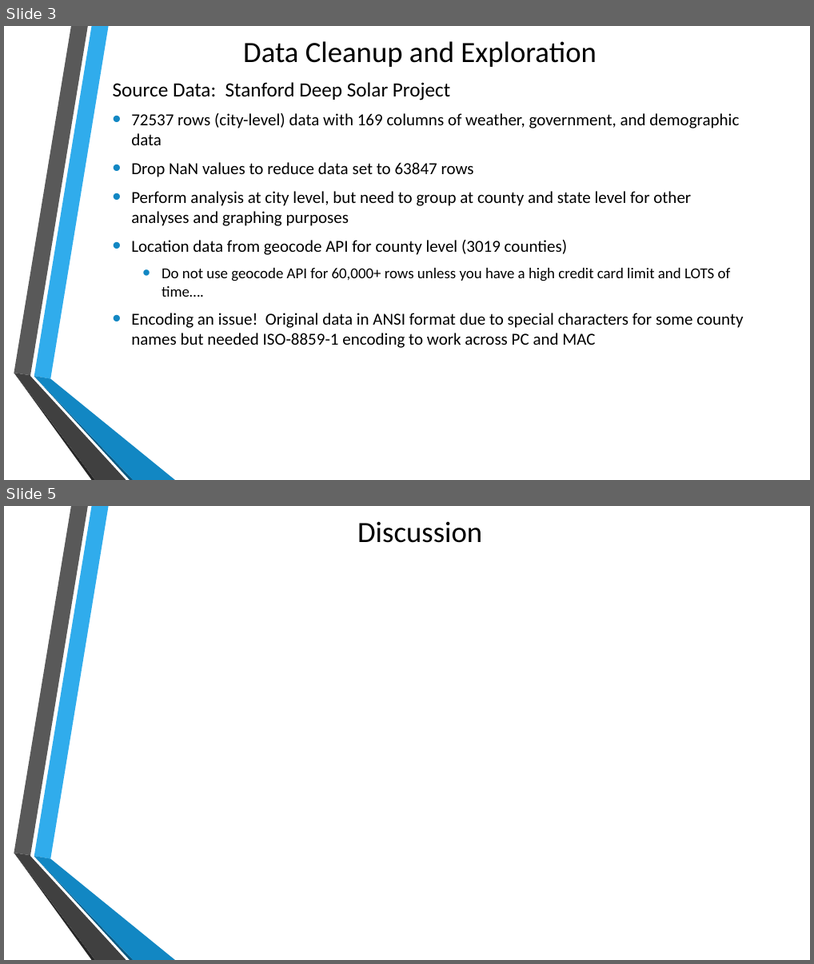
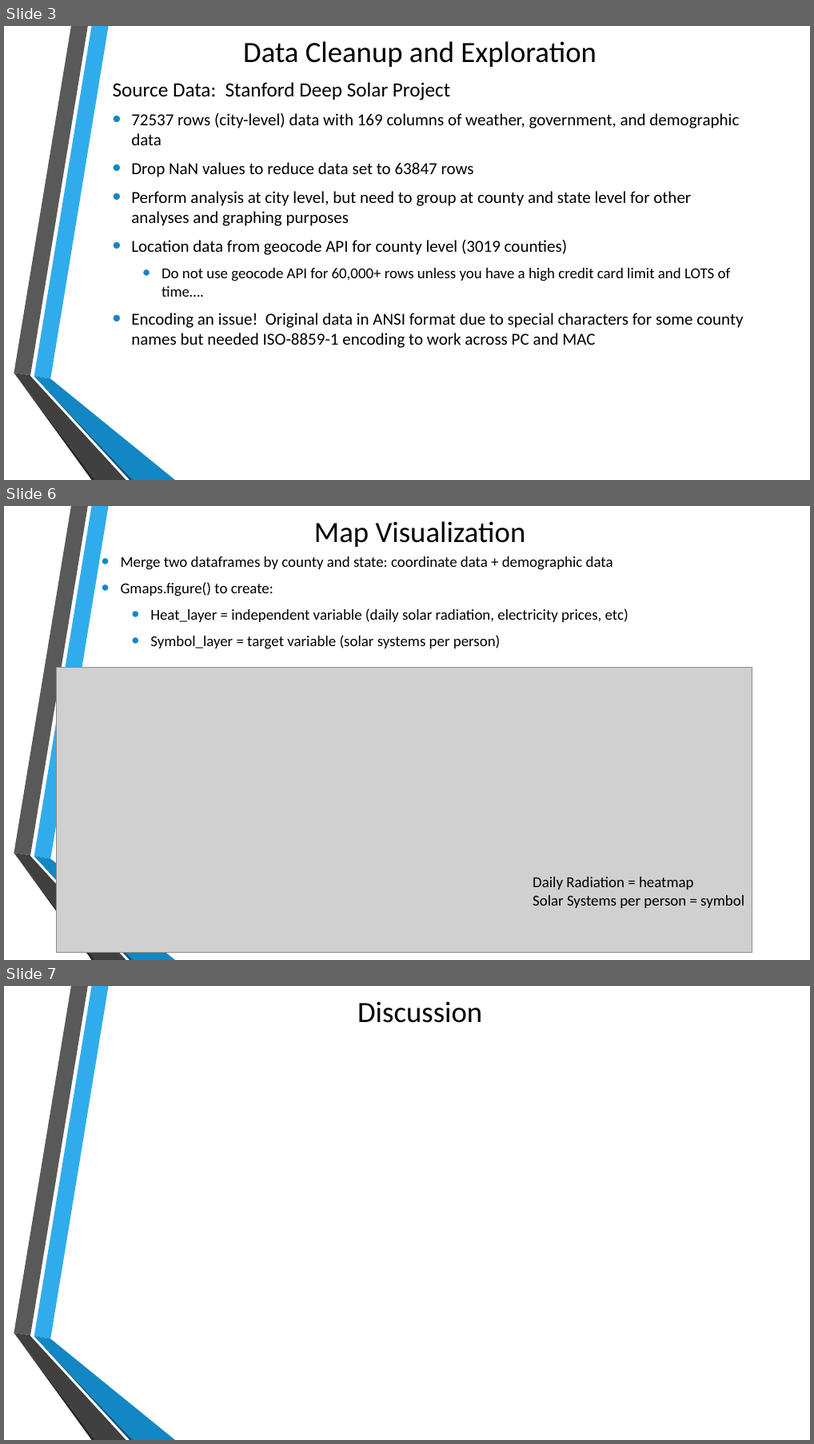
Before and after one commit to myoung12/Data_Boot_Camp_Project_1, a slide deck: Solar_Panels.pptx. Shown one above the other, each under a label of ours: slides 3 and 5 before the commit, slides 3, 6 and 7 after it; the slides between them are not shown. The pictures are 814x964 and 814x1444 pixels, drawn with LibreOffice and Linux fonts; fonts in the diff are those of the drawing; grey boxes stand for pictures; background and template pictures are left out. Boxes give left, top, right and bottom in pixels: in the first picture for what was removed or moved away, otherwise in the second. Text is boxed around its words. In the diff, an @@ line names an element or a change of style, - is before the commit and + after.

Commit message:
added png files for all histograms, updated presentation with data analysis

```diff
--- a/Solar_Panels.pptx
+++ b/Solar_Panels.pptx
@@ slide 6 added at bbox=[4, 506, 810, 960], background picture (left out); not listed: 6 template elements that a slide beside it also shows @@
@@ title added at bbox=[314, 521, 526, 547], 35 pt, text #000000 @@
+Map Visualization
@@ text added at bbox=[121, 556, 629, 649], 18 pt, text #000000 @@
+• Merge two dataframes by county and state: coordinate data + demographic data
+• Gmaps.figure() to create:
+  • Heat_layer = independent variable (daily solar radiation, electricity prices, etc)
+  • Symbol_layer = target variable (solar systems per person)
@@ picture added at bbox=[56, 668, 752, 952] @@
@@ text added at bbox=[533, 876, 745, 908], 18 pt, text #000000 @@
+Daily Radiation = heatmap
+Solar Systems per person = symbol
@@ what was slide 5 is now slide 7 @@
```
Also in this commit, not shown: 1 slide changed, 1 other slide added, 7 other files.
